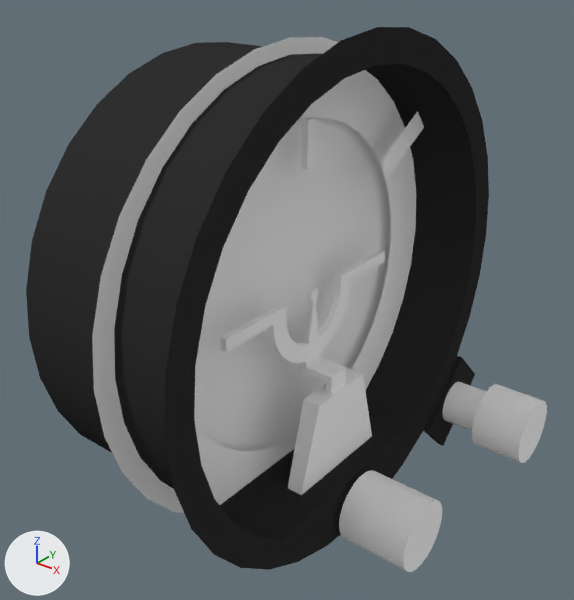
The Blender file dev/blender/instruments/AI.blend as it was, and as the next commit left it.
Camera for both pictures: a 50 mm lens placed at (-0.3166, -0.3103, 0.1541), pointed at (-0.3851, -0.2246, 0.101). Every picture has the same lights, and +X, +Y and +Z are marked at lower left.

The first picture shows 'AdjustKnob', 'Aircraft', 'Bezel', 'Bracket', 'CageKnob', 'CagedIndicator', 'Case', 'Pitch', 'Roll', 'RollReference'.
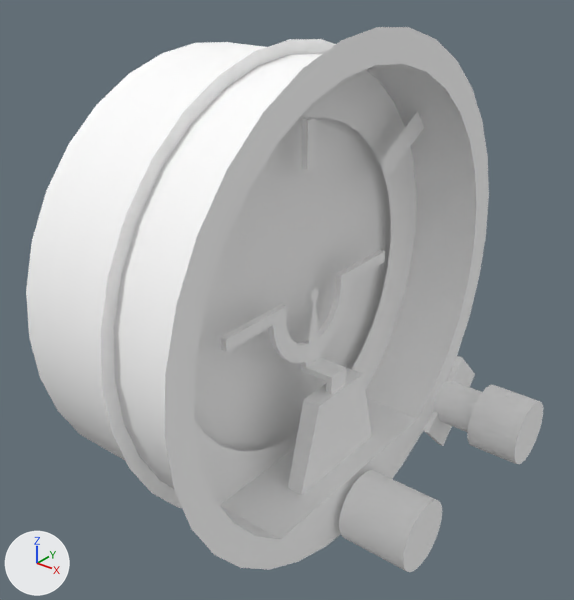
The newer file is also turned or shifted as a whole; pictures and numbers use the older file's frame.

Changed parts and their boxes (x1, y1, x2, y2) in the pictures (574 x 600 px):
'Case', recoloured (black to white): (26, 42, 477, 539) in both
'Pitch', reshaped: before (92, 37, 391, 513); after (100, 39, 391, 508)
'Bezel', recoloured (black to white): (165, 27, 489, 570) in both
'CageKnob', mesh moved: before (442, 382, 547, 463); after (433, 381, 543, 464)

The change, as a list of edits to the scene's bpy script:
```text
Change mat_instrumentbezel:
    mat_instrumentbezel.base_color: (0.0291, 0.0291, 0.0291) -> (1.0, 1.0, 1.0)  # black #303030 -> white #ffffff
Change me_circle_002:
    used by ob_pitch; location = (-0.3732, -0.2215, 0.1014)
    remove me_circle_002.from_pydata(...)  # 96 vertices, 64 faces; spans x -0.0152..-0.0139, y -0.0386..0.0386, z -0.0376..0.0376
    add me_circle_002.from_pydata(...)  # 33 vertices, 32 faces; spans x -0.014, y -0.0373..0.0373, z -0.0373..0.0373
    me_circle_002 part 1: the whole mesh is rebuilt
Change me_circle_009:
    where me_circle_009.from_pydata(...)  # 65 vertices, 64 faces; spans x -0.0112..0.01, y 0.0254..0.0374, z -0.037..-0.025
    used by ob_cageknob; location = (-0.3661, -0.2215, 0.1014)
    me_circle_009 part 2: the whole mesh is moved by (0.0, -0.0019, 0.0008)
```
